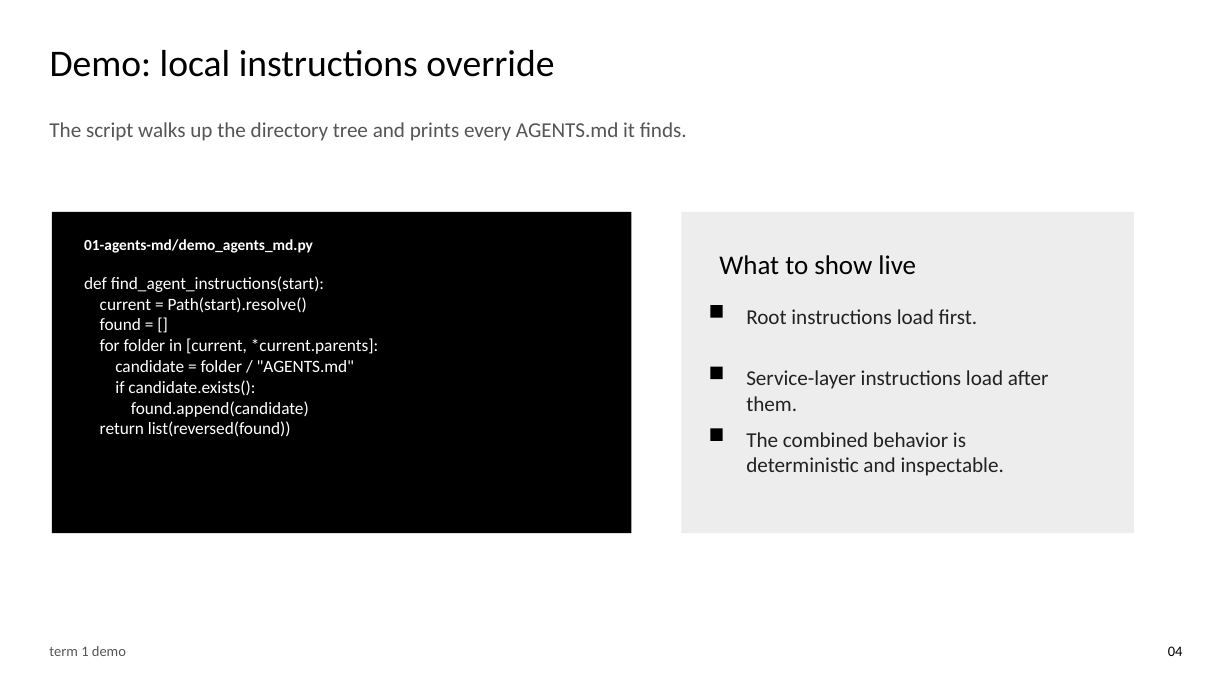
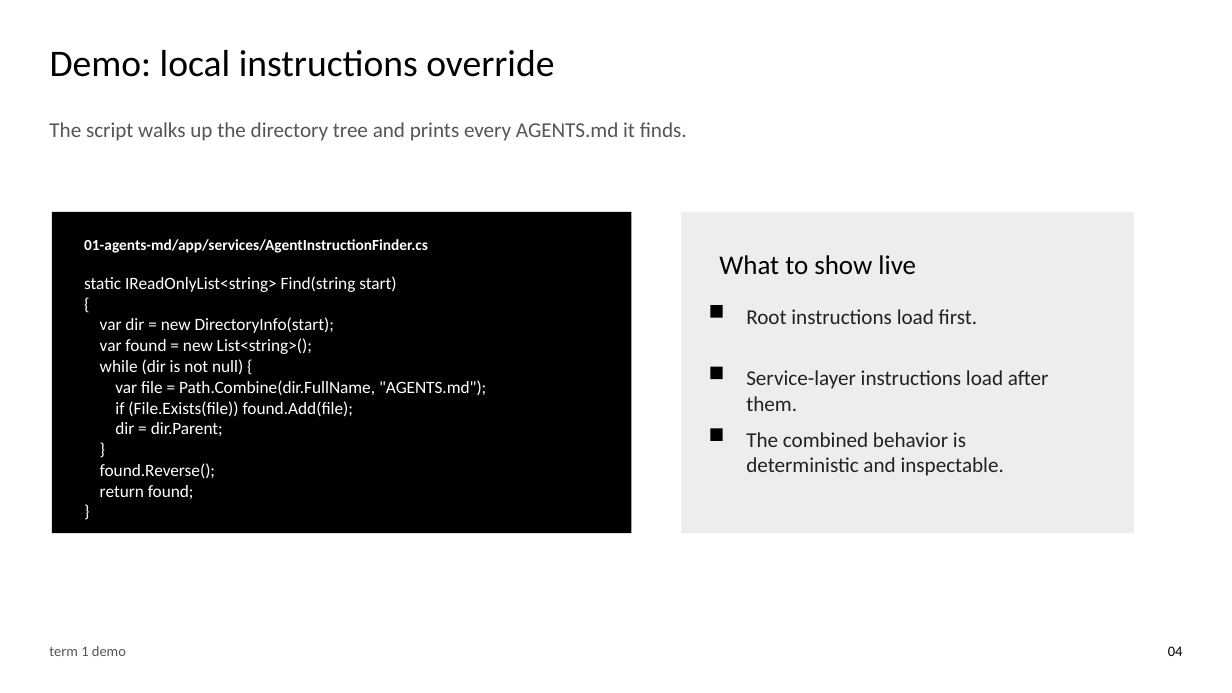
Before and after one commit to devlinduldulao/fagfestivalen, a slide deck: slide 4 of ai-agent-terms-conference-talk.pptx. Drawn at 1232x693 pixels with LibreOffice and Linux fonts; fonts in the diff are those of the drawing. Boxes give left, top, right and bottom in pixels: in the first picture for what was removed or moved away, otherwise in the second. Text is boxed around its words. In the diff, an @@ line names an element or a change of style, - is before the commit and + after.

```diff
--- a/ai-agent-terms-conference-talk.pptx
+++ b/ai-agent-terms-conference-talk.pptx
@@ text at (84,239,428,253): text changed @@
-01-agents-md/demo_agents_md.py
+01-agents-md/app/services/AgentInstructionFinder.cs
@@ text at (84,276,486,499): text changed @@
-def find_agent_instructions(start):
-current = Path(start).resolve()
-found = []
-for folder in [current, *current.parents]:
-candidate = folder / "AGENTS.md"
-if candidate.exists():
-found.append(candidate)
-return list(reversed(found))
+static IReadOnlyList<string> Find(string start)
+{
+var dir = new DirectoryInfo(start);
+var found = new List<string>();
+while (dir is not null) {
+var file = Path.Combine(dir.FullName, "AGENTS.md");
+if (File.Exists(file)) found.Add(file);
+dir = dir.Parent;
+}
+found.Reverse();
+return found;
+}
```
Also in this commit, not shown: 5 other slides changed, 35 other files.
